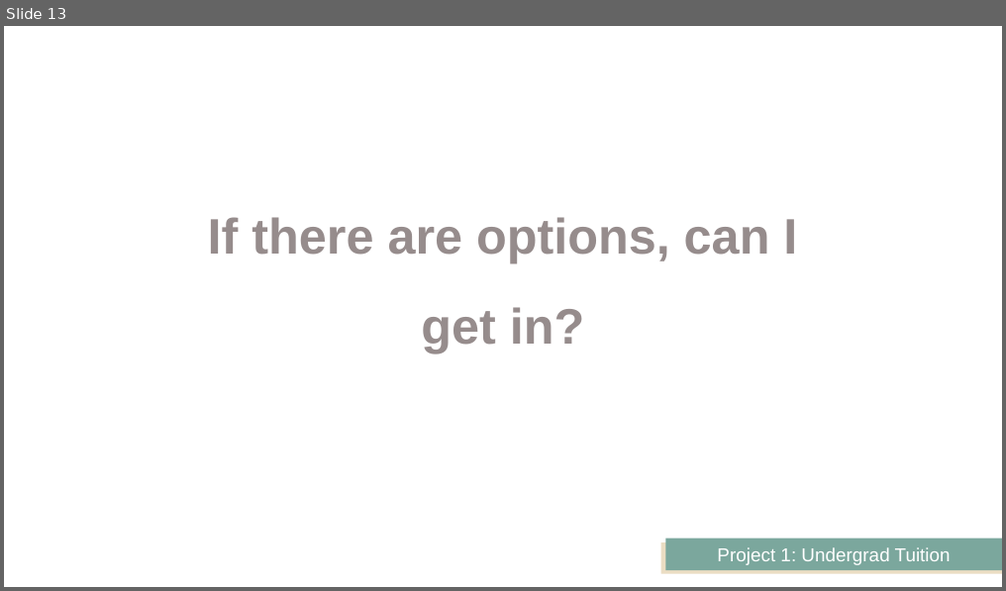
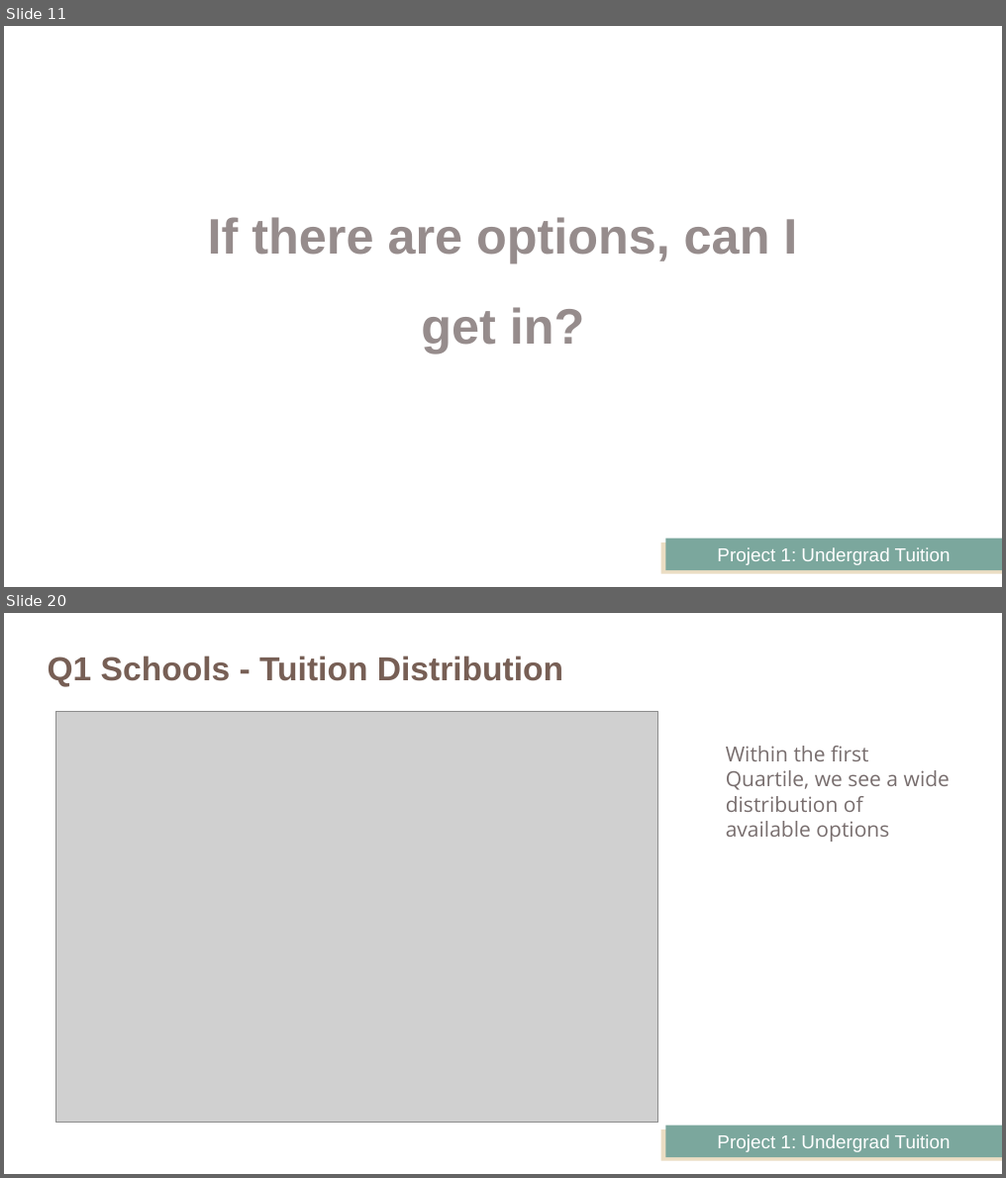
Before and after one commit to JeffPinegar/Proj1_undergraduate, a slide deck: Presentation/Getting Started.pptx. Shown one above the other, each under a label of ours: slide 13 before the commit, slides 11 and 20 after it; the slides between them are not shown. The pictures are 1006x591 and 1006x1178 pixels, drawn with LibreOffice and Linux fonts; fonts in the diff are those of the drawing; grey boxes stand for pictures. Boxes give left, top, right and bottom in pixels: in the first picture for what was removed or moved away, otherwise in the second. Text is boxed around its words. In the diff, an @@ line names an element or a change of style, - is before the commit and + after.

```diff
--- a/Presentation/Getting Started.pptx
+++ b/Presentation/Getting Started.pptx
@@ slide 20 added at [4,613,1002,1174], background #FFFFFF; not listed: 2 template elements that a slide beside it also shows @@
@@ title added at [48,656,563,687], 32 pt, text #775F55, bold @@
+Q1 Schools - Tuition Distribution
@@ picture added at [55,711,658,1123] @@
@@ text added at [726,746,949,842], 20 pt, text #786E6E @@
+Within the first Quartile, we see a wide distribution of available options
@@ what was slide 13 is now slide 11 @@
```
Also in this commit, not shown: 14 slides changed, 8 other slides added, 4 slides removed, 17 other files.
